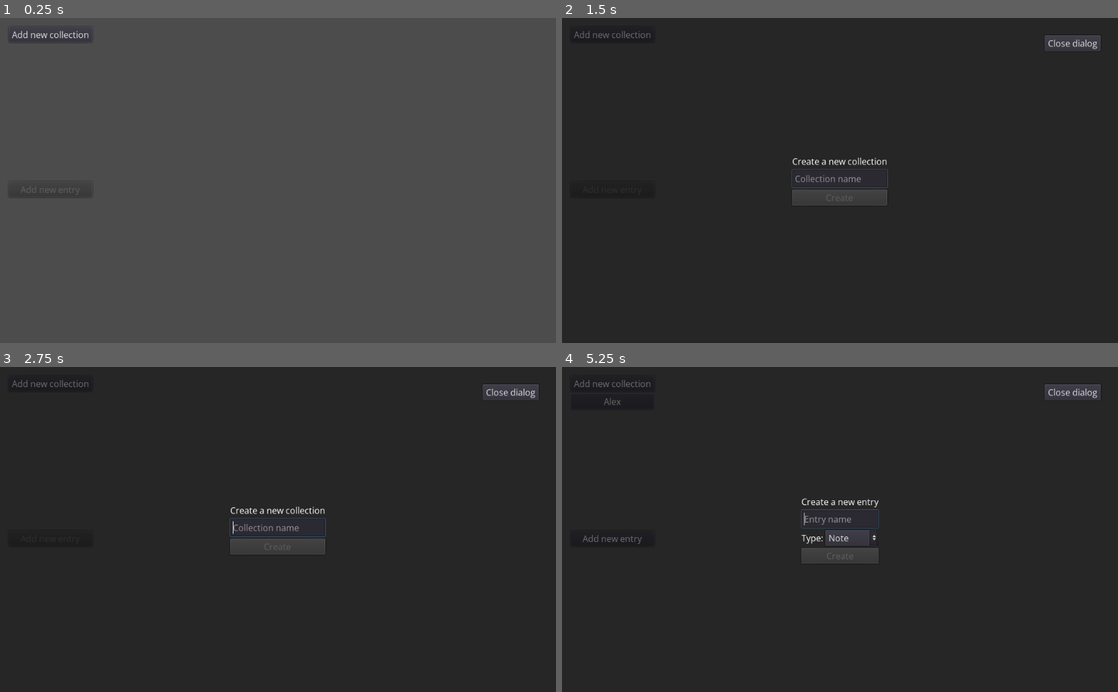
Above: before the commit, frames 1-4 (two rows, left to right).
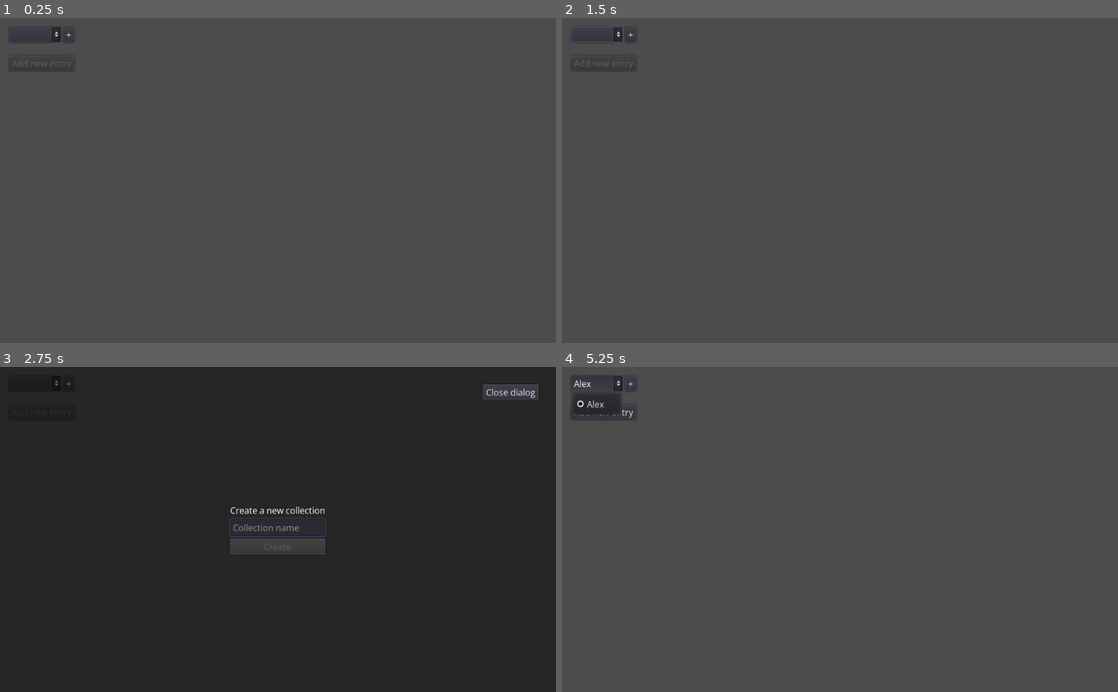
Above: after the commit, the same moments.

Repository: b7g/warm_bee
Game: Godot game, scene res://warm_bee.tscn
The game is run twice, just before and just after one commit, with the same random seed, the same clock (stepped at 60 frames per second) and the same inputs.
Inputs (mouse positions are in pixels of both pictures, inside the frame that each line leads up to):
- Up to frame 1 (0.25 s): no input
- Up to frame 2 (1.5 s): click (595, 34) at 0.52 s; click "Add new collection" (after the commit: "+") at 1.25 s
- Up to frame 3 (2.75 s): click "Add new collection" (after the commit: "+") at 2 s
- Up to frame 4 (5.25 s): click (840, 526) at 2.77 s; type "Alex" at 2.85 s; click "Create" at 3.5 s; click "Alex" at 4.25 s; click "Add new entry" at 5 s

The runs differ from the first frame. In frame 1, 0.2% of the frame differs, in the area x 2-16%, y 2-8%; in frame 2, 98%, in the area x 0-100%, y 0-100%; in frame 3, 0.1%; in frame 4, 98%.

Commit message:
Improved collection UX

Diff:
--- a/godot/singleton/data.gd
+++ b/godot/singleton/data.gd
@@ -15,6 +15,8 @@
 func set_main_ref(main: Control) -> void:
 	_main = main
 	_main.display_collections()
+	if not _collections.empty():
+		_select_collection(_collections.front())
 
 
 func create_collection(c_name: String) -> void:
--- a/godot/warm_bee.gd
+++ b/godot/warm_bee.gd
@@ -5,7 +5,7 @@
 var _ui_collection_button_res: Resource = preload("res://ui_component/collection_button.tscn")
 var _ui_entry_button_res: Resource = preload("res://ui_component/entry_button.tscn")
 
-onready var _collection_list: VBoxContainer = $MC/HC/VC/SCCollections/VC
+onready var _opt_collections: OptionButton = $MC/HC/VC/HC/OptCollections
 onready var _entry_list: VBoxContainer = $MC/HC/VC/SCEntries/VC
 onready var _btn_add_entry: Button = $MC/HC/VC/ButtonAddEntry
 
@@ -20,13 +20,11 @@
 
 
 func display_collections() -> void:
-	for child in _collection_list.get_children():
-		child.queue_free()
+	_opt_collections.clear()
 	for collection in Data.get_collections():
-		var collection_button: Control = _ui_collection_button_res.instance()
-		collection_button.set_main_ref(self)
-		collection_button.set_collection(collection)
-		_collection_list.add_child(collection_button)
+		_opt_collections.add_item(collection["name"])
+		var item_index: int = _opt_collections.get_item_count() - 1
+		_opt_collections.set_item_metadata(item_index, collection["id"])
 
 
 func display_entries() -> void:
@@ -44,6 +42,11 @@
 	pass
 
 
+func _on_OptCollections_item_selected(index: int) -> void:
+	var collection_id: int = _opt_collections.get_item_metadata(index)
+	Data.select_collection_by_id(collection_id)
+
+
 func _on_ButtonAddCollection_pressed() -> void:
 	var dialog_add_collection: Control = _dialog_add_collection_res.instance()
 	dialog_add_collection.set_main_ref(self)
--- a/godot/warm_bee.tscn
+++ b/godot/warm_bee.tscn
@@ -24,40 +24,52 @@
 margin_bottom = 584.0
 
 [node name="VC" type="VBoxContainer" parent="MC/HC"]
-margin_right = 154.0
+margin_right = 121.0
 margin_bottom = 568.0
 
-[node name="ButtonAddCollection" type="Button" parent="MC/HC/VC"]
-margin_right = 154.0
+[node name="HC" type="HBoxContainer" parent="MC/HC/VC"]
+margin_right = 121.0
 margin_bottom = 29.0
-text = "Add new collection"
 
-[node name="SCCollections" type="ScrollContainer" parent="MC/HC/VC"]
-margin_top = 33.0
-margin_right = 154.0
-margin_bottom = 282.0
-size_flags_vertical = 3
-
-[node name="VC" type="VBoxContainer" parent="MC/HC/VC/SCCollections"]
-margin_right = 154.0
+[node name="OptCollections" type="OptionButton" parent="MC/HC/VC/HC"]
+margin_right = 96.0
+margin_bottom = 29.0
 size_flags_horizontal = 3
 
+[node name="ButtonAddCollection" type="Button" parent="MC/HC/VC/HC"]
+margin_left = 100.0
+margin_right = 121.0
+margin_bottom = 29.0
+text = "+"
+
+[node name="Spacer" type="MarginContainer" parent="MC/HC/VC"]
+margin_top = 33.0
+margin_right = 121.0
+margin_bottom = 49.0
+custom_constants/margin_top = 16
+
 [node name="ButtonAddEntry" type="Button" parent="MC/HC/VC"]
-margin_top = 286.0
-margin_right = 154.0
-margin_bottom = 315.0
+margin_top = 53.0
+margin_right = 121.0
+margin_bottom = 82.0
 disabled = true
 text = "Add new entry"
 
+[node name="Spacer2" type="MarginContainer" parent="MC/HC/VC"]
+margin_top = 86.0
+margin_right = 121.0
+margin_bottom = 86.0
+
 [node name="SCEntries" type="ScrollContainer" parent="MC/HC/VC"]
-margin_top = 319.0
-margin_right = 154.0
+margin_top = 90.0
+margin_right = 121.0
 margin_bottom = 568.0
 size_flags_vertical = 3
 
 [node name="VC" type="VBoxContainer" parent="MC/HC/VC/SCEntries"]
-margin_right = 154.0
+margin_right = 121.0
 size_flags_horizontal = 3
 
-[connection signal="pressed" from="MC/HC/VC/ButtonAddCollection" to="." method="_on_ButtonAddCollection_pressed"]
+[connection signal="item_selected" from="MC/HC/VC/HC/OptCollections" to="." method="_on_OptCollections_item_selected"]
+[connection signal="pressed" from="MC/HC/VC/HC/ButtonAddCollection" to="." method="_on_ButtonAddCollection_pressed"]
 [connection signal="pressed" from="MC/HC/VC/ButtonAddEntry" to="." method="_on_ButtonAddEntry_pressed"]
